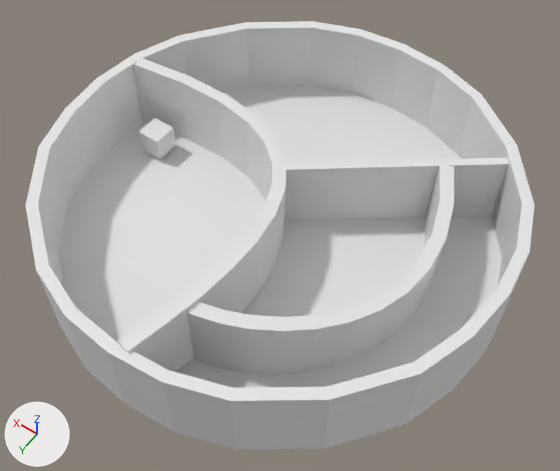
The Blender file Modelado 3D/LAB.blend as it was, and as the next commit left it.
Both versions are drawn from a camera (50 mm lens) standing at (-21.6, 30.2, 46.4) and looking at (-1.0, 1.3, 1.0). The lights are fixed; the arrows at lower left show +X, +Y and +Z.

Script lines for the objects in view, before the commit:
```python
me_beziercurve = bpy.data.meshes.new('BezierCurve')
me_beziercurve.from_pydata(...)  # 52 vertices, 50 faces; spans x -2.3..16.8, y -4.7..16.9, z -3.5..3.2
me_beziercurve_003 = bpy.data.meshes.new('BezierCurve.003')
me_beziercurve_003.from_pydata(...)  # 52 vertices, 50 faces; spans x -2.7..16.4, y -4.9..9.2, z -3.5..3.2
me_cube_001 = bpy.data.meshes.new('Cube.001')
me_cube_001.from_pydata(...)  # 194 vertices, 192 faces; spans x -1.06..1.06, y -1.07..1.06, z -0.15..0.27
me_cube_002 = bpy.data.meshes.new('Cube.002')
me_cube_002.from_pydata(...)  # a box spanning x -1.19..1.19, y -1.19..1.19, z -1.19..1.19
me_cube_003 = bpy.data.meshes.new('Cube.003')
me_cube_003.from_pydata([(-0.76, -1.02, -0.97), (-0.76, -1.02, 0.97), (-4.23, 1.34, -0.97), (-4.23, 1.34, 0.97), (1.19, -1.02, -0.97), (1.19, -1.02, 0.97), (-2.28, 1.34, -0.97), (-2.28, 1.34, 0.97)], [], [(0, 1, 3, 2), (2, 3, 7, 6), (6, 7, 5, 4), (4, 5, 1, 0), (2, 6, 4, 0), (7, 3, 1, 5)])
ob_beziercurve = bpy.data.objects.new('BezierCurve', me_beziercurve)
ob_beziercurve.location = (0.0, 0.0, 2.94)
ob_beziercurve_002 = bpy.data.objects.new('BezierCurve.002', me_beziercurve_003)
ob_beziercurve_002.location = (-9.4, 8.2, 2.56)
ob_beziercurve_002.rotation_euler = (0.0, 0.0, -1.355)  # degrees (0, 0, -78)
ob_cube = bpy.data.objects.new('Cube', me_cube_001)
ob_cube.location = (0.01, 0.0, 1.44)
ob_cube.scale = (16.6, 16.6, 16.6)
ob_cube_001 = bpy.data.objects.new('Cube.001', me_cube_002)
ob_cube_001.location = (13.07, -1.06, 1.01)
ob_cube_001.scale = (0.843, 0.843, 0.843)
ob_cube_002 = bpy.data.objects.new('Cube.002', me_cube_003)
ob_cube_002.location = (-6.53, -6.92, 2.61)
ob_cube_002.rotation_euler = (0.0, 0.0, -0.981)  # degrees (0, 0, -56)
ob_cube_002.scale = (0.324, 7.34, 3.0)
```
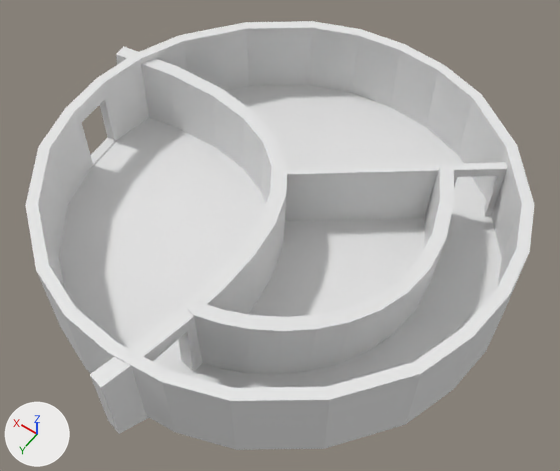
Pixel boxes [x1, y1, x2, y2] of what changed, in the pictures (560 x 471 px; the box of a moved part takes in the faces that stretch with it):
'BezierCurve', reshaped, moved, rescaled (17% wider, 23% taller): before [118, 58, 286, 372]; after [90, 47, 287, 434]
'Cube.002', reshaped, moved (6% narrower): before [272, 158, 509, 221]; after [285, 162, 507, 222]
'Cube.001', deleted: before [139, 118, 176, 159]
part 1 of me_cube_001, built on: [75, 83, 118, 168] in both
part 2 of me_beziercurve, built on: before [128, 269, 234, 372]; after [101, 287, 226, 434]
part 3 of me_cube_003, added: after [285, 162, 507, 222]
part 4 of me_beziercurve_003, moved or reshaped: before [186, 302, 201, 361]; after [187, 300, 201, 315]

Patch to the scene script:
```diff
--- a/Modelado 3D/LAB.blend.py
+++ b/Modelado 3D/LAB.blend.py
@@ me_cube_001 @@
 # used by ob_cube; location = (0.01, 0.0, 1.44); scale = (16.6, 16.6, 16.6)
-me_cube_001.from_pydata(...)  # 194 vertices, 192 faces; spans x -1.06..1.06, y -1.07..1.06, z -0.15..0.27
+me_cube_001.from_pydata(...)  # 202 vertices, 202 faces; spans x -1.06..1.06, y -1.07..1.06, z -0.15..0.27
+# me_cube_001 part 1
+# 2 faces are deleted
+# 8 vertices are added at x 0.99..1.06, y 0.02..0.22, z -0.1..0.18
+# 12 new faces join them
@@ me_beziercurve @@
 # used by ob_beziercurve; location = (0.0, 0.0, 2.94)
-me_beziercurve.from_pydata(...)  # 52 vertices, 50 faces; spans x -2.3..16.8, y -4.7..16.9, z -3.5..3.2
+me_beziercurve.from_pydata(...)  # 60 vertices, 59 faces; spans x -2.3..16.8, y -4.7..16.9, z -4.0..3.2
+# me_beziercurve part 2
+# 9 faces are deleted
+# 4 vertices move from x -2.1..-0.7, y 11.3..14.2, z -2.9..-2.8 to x -2.0..-0.8, y 11.4..14.1, z -3.8
+# 8 vertices are added at x -2.1..-0.7, y 11.2..14.2, z -4.0..2.2
+# 18 new faces join them
@@ me_cube_003 @@
 # used by ob_cube_002; location = (-6.53, -6.92, 2.61); rotation_euler = (0.0, 0.0, -0.981), in degrees (0, 0, -56); scale = (0.324, 7.34, 3.0)
-me_cube_003.from_pydata(...)  # 8 vertices, 6 faces; spans x -4.23..1.19, y -1.02..1.34, z -0.97..0.97
+me_cube_003.from_pydata(...)  # 32 vertices, 31 faces; spans x -4.23..1.19, y -1.02..1.34, z -0.97..0.97
+# me_cube_003 part 3: 24 vertices added at x -4.23..1.19, y -1.02..1.34, z -0.97..0.97
@@ me_beziercurve_003 @@
 me_beziercurve_003.from_pydata(...)  # 52 vertices, 50 faces; spans x -2.7..16.4, y -4.9..9.2, z -3.5..3.2
 # used by ob_beziercurve_002; location = (-9.4, 8.2, 2.56); rotation_euler = (0.0, 0.0, -1.355), in degrees (0, 0, -78)
-me_beziercurve_003.vertices[0].co = (-1.6, 9.1, -2.8)
-me_beziercurve_003.vertices[1].co = (-1.6, 9.1, 3.2)  # pixel (182, 293)
-me_beziercurve_003.vertices[26].co = (-2.6, 9.2, -2.8)
-me_beziercurve_003.vertices[27].co = (-2.6, 9.2, 3.2)
+# me_beziercurve_003 part 4
+me_beziercurve_003.vertices[0].co = (-1.5, 7.9, -2.8)
+me_beziercurve_003.vertices[1].co = (-1.5, 7.9, 3.2)  # pixel (200, 299)
+me_beziercurve_003.vertices[26].co = (-2.4, 8.3, -2.8)
+me_beziercurve_003.vertices[27].co = (-2.4, 8.3, 3.2)  # pixel (187, 308)
@@ ob_cube_001 @@
-ob_cube_001 = bpy.data.objects.new('Cube.001', me_cube_002)
-ob_cube_001.location = (13.07, -1.06, 1.01)
-ob_cube_001.scale = (0.843, 0.843, 0.843)
@@ ob_beziercurve @@
 ob_beziercurve = bpy.data.objects.new('BezierCurve', me_beziercurve)
-ob_beziercurve.location = (0.0, 0.0, 2.94)
+ob_beziercurve.location = (0.0, 0.0, 2.35)
+ob_beziercurve.scale = (1.15, 1.15, 1.07)
@@ ob_cube_002 @@
 ob_cube_002 = bpy.data.objects.new('Cube.002', me_cube_003)
-ob_cube_002.location = (-6.53, -6.92, 2.61)
+ob_cube_002.location = (-6.53, -6.92, 2.11)
 ob_cube_002.rotation_euler = (0.0, 0.0, -0.981)  # degrees (0, 0, -56)
```
